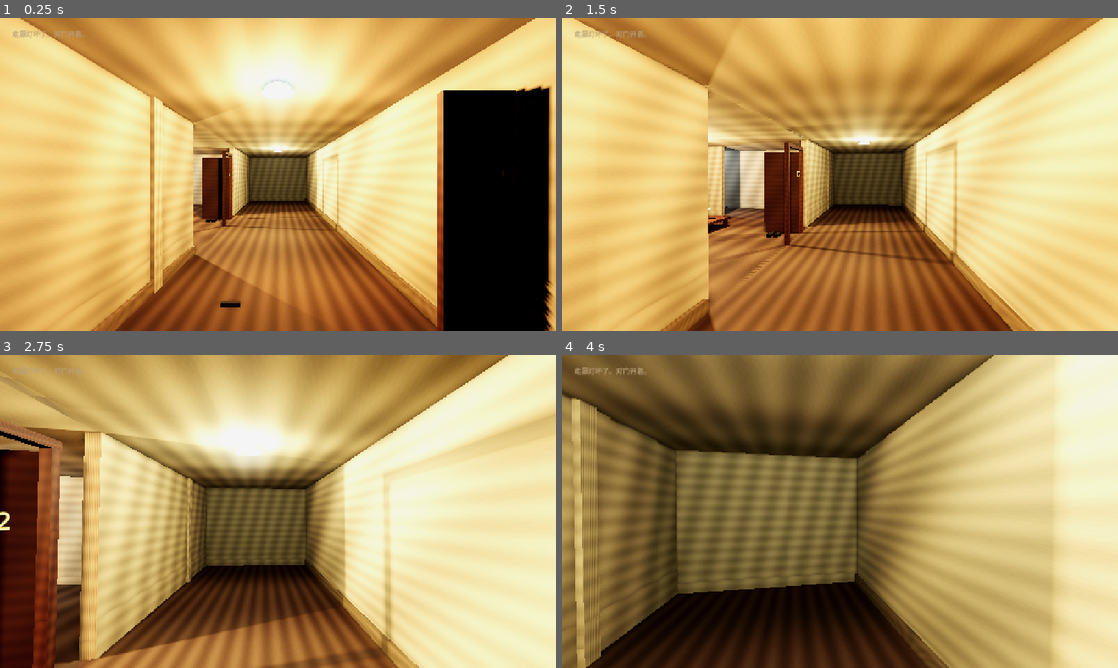
Above: before the commit, frames 1-4 (two rows, left to right).
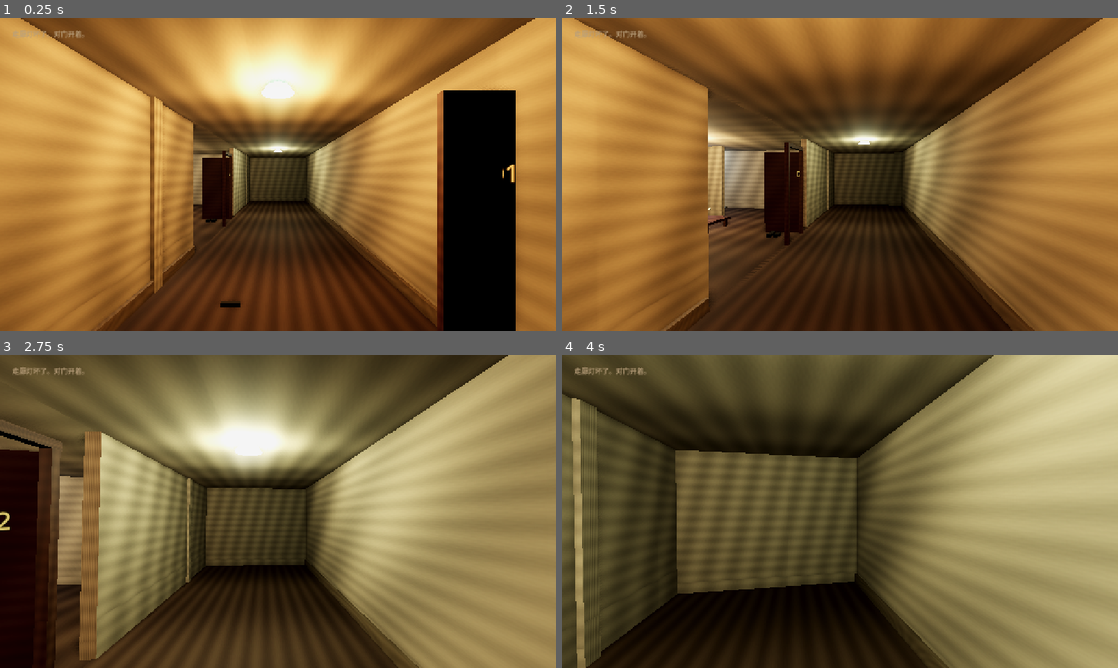
Above: after the commit, the same moments.

Repository: bfstone25-stack/play
Game: Godot game, scene res://scenes/main.tscn
The game is run twice, just before and just after one commit, with the same random seed, the same clock (stepped at 60 frames per second) and the same inputs.
Inputs (mouse positions are in pixels of both pictures, inside the frame that each line leads up to):
- Up to frame 1 (0.25 s): no input
- Up to frame 2 (1.5 s): move the mouse to (867, 174) at 0.52 s; hold F (flashlight) 0.53-1.28 s; hold W from 0.53 s (still down); move the mouse to (812, 174) at 1.27 s; tap E (interact) at 1.35 s
- Up to frame 3 (2.75 s): keep holding W; move the mouse to (289, 505) at 2.02 s; hold Shift from 2.03 s (still down)
- Up to frame 4 (4 s): keep holding W; move the mouse to (834, 517) at 2.77 s; release Shift at 2.78 s; tap F (flashlight) at 2.85 s; move the mouse to (878, 514) at 3.52 s; hold E (interact) from 3.53 s (still down)

The runs differ from the first frame. In frame 1, 87% of the frame differs, in the area x 0-100%, y 0-100%; in frame 2, 97%; in frame 3, 91%; in frame 4, 80%.

Commit message:
Soften hall OmniLights: drop dual-paraboloid starburst shadows.
Ceiling fixtures no longer self-shadow the corridor into radial stripes.

Co-authored-by: bfstone25-stack <bfstone25-stack@users.noreply.github.com>

Diff:
--- a/across-hall/scripts/world_builder.gd
+++ b/across-hall/scripts/world_builder.gd
@@ -79,7 +79,7 @@
 	_sink(Vector3(8.25, 0.48, 11.4))
 	_shoes(Vector3(2.15, 0.06, 8.05))
 
-	_fixture(Vector3(0, 2.46, 3.2), Color(1.0, 0.72, 0.35), 7.5, 11.0)
+	_fixture(Vector3(0, 2.46, 3.2), Color(1.0, 0.72, 0.35), 4.2, 11.0)
 	_fixture(Vector3(0, 2.46, 9.4), Color(0.95, 0.98, 0.75), 2.2, 8.0, true)
 	_fixture(Vector3(4.6, 2.46, 8.05), Color(1.0, 0.86, 0.62), 5.5, 9.0)
 	_fixture(Vector3(7.4, 2.46, 11.3), Color(0.7, 0.85, 1.0), 2.8, 6.0)
@@ -179,8 +179,9 @@
 	li.light_color = color
 	li.light_energy = energy
 	li.omni_range = rng
-	li.omni_attenuation = 1.4
-	li.shadow_enabled = true
+	li.omni_attenuation = 1.6
+	# Omni dual-paraboloid shadows on box halls look like starbursts.
+	li.shadow_enabled = false
 	if flicker:
 		li.set_script(preload("res://scripts/flicker_light.gd"))
 	add_child(li)
